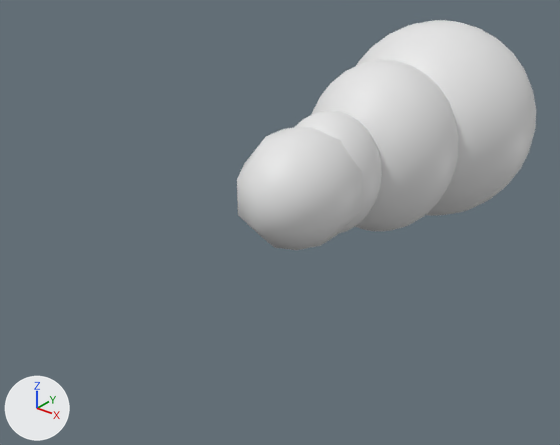
The FBX model Symbiosis_Unity/Assets/Meshes/Protector.FBX as it was, and as the next commit left it.
Both versions are drawn from a 50 mm camera at (3.03, -5.43, 2.37) aimed at (-0.55, -0.96, -0.41). The axes (+X, +Y, +Z) are drawn at lower left. The lights are the same throughout. Where no turn or scale is listed for an object, it has been applied to the vertices.

The first picture shows 'Body', 'Head', 'SphereTail', 'Tail'.
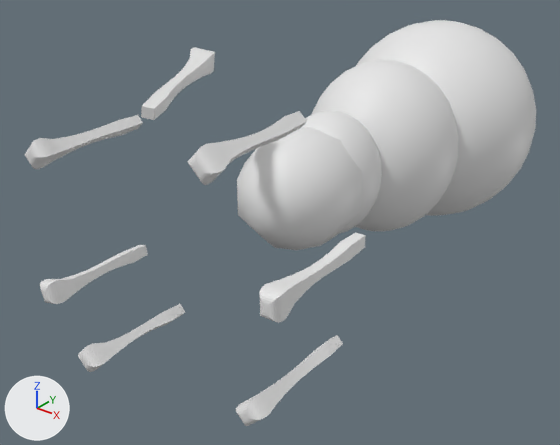
What the commit changed:
Mesh me_mesh_003_1 is new.
It has 168 vertices, 332 faces and spans x -0.107..0.106, y -0.573..0.365, z -0.088..0.123.
Mesh me_mesh_006_1 is new.
It has 168 vertices, 332 faces and spans x -0.086..0.126, y -0.572..0.365, z -0.121..0.092.
Mesh me_mesh_007_1 is new.
It has 168 vertices, 332 faces and spans x -0.074..0.097, y -0.572..0.365, z -0.12..0.076.
Mesh me_mesh_004_1 is new.
It has 168 vertices, 332 faces and spans x -0.054..0.081, y -0.572..0.366, z -0.061..0.109.
Mesh me_mesh_001_1 is new.
It has 168 vertices, 332 faces and spans x -0.284..0.233, y -0.362..0.592, z -0.079..0.118.
Mesh me_mesh_005_1 is new.
It has 168 vertices, 332 faces and spans x -0.073..0.139, y -0.572..0.366, z -0.088..0.123.
Mesh me_mesh_002_1 is new.
It has 168 vertices, 332 faces and spans x -0.121..0.092, y -0.572..0.365, z -0.124..0.088.
Object 'Box004' (ob_box004) is new; it shows me_mesh_003_1.
Its location is (0.358, -2.207, 0.849).
Object 'Box009' (ob_box009) is new; it shows me_mesh_006_1.
Its location is (-0.863, -2.22, -0.879).
Object 'Box010' (ob_box010) is new; it shows me_mesh_007_1.
Its location is (-1.213, -2.224, -0.458).
Object 'Box006' (ob_box006) is new; it shows me_mesh_004_1.
Its location is (0.79, -2.202, 0.165).
Object 'Box003' (ob_box003) is new; it shows me_mesh_001_1.
Its location is (-0.432, -2.216, 1.028).
Object 'Box007' (ob_box007) is new; it shows me_mesh_005_1.
Its location is (0.612, -2.204, -0.625).
Object 'Box005' (ob_box005) is new; it shows me_mesh_002_1.
Its location is (-1.117, -2.223, 0.595).

What differs and where, as boxes (x1, y1, x2, y2) in the pictures (560 x 445 px):
'Box006', added: after (260, 232, 366, 323)
'Box004', added: after (188, 111, 307, 185)
'Box007', added: after (236, 335, 343, 426)
'Box005', added: after (25, 115, 143, 169)
'Box010', added: after (40, 245, 148, 304)
'Box003', added: after (141, 47, 215, 120)
'Box009', added: after (78, 304, 185, 372)
